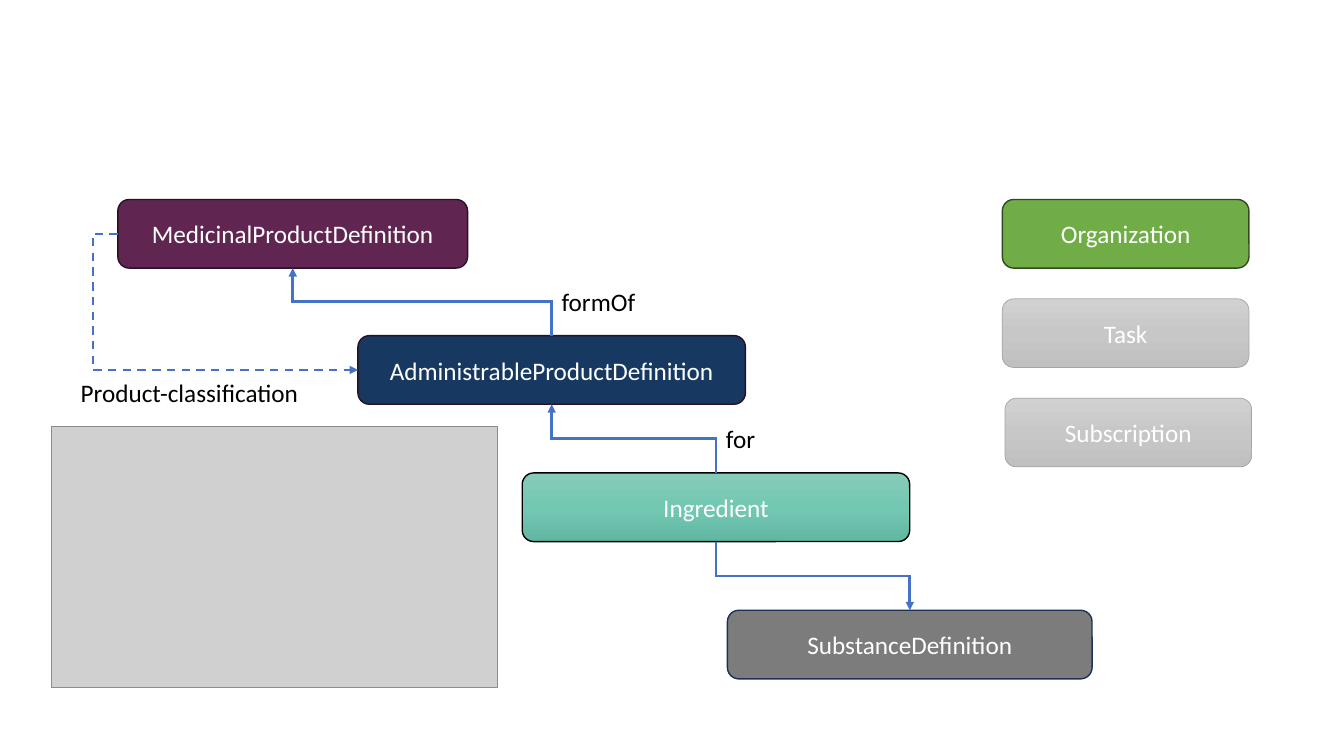
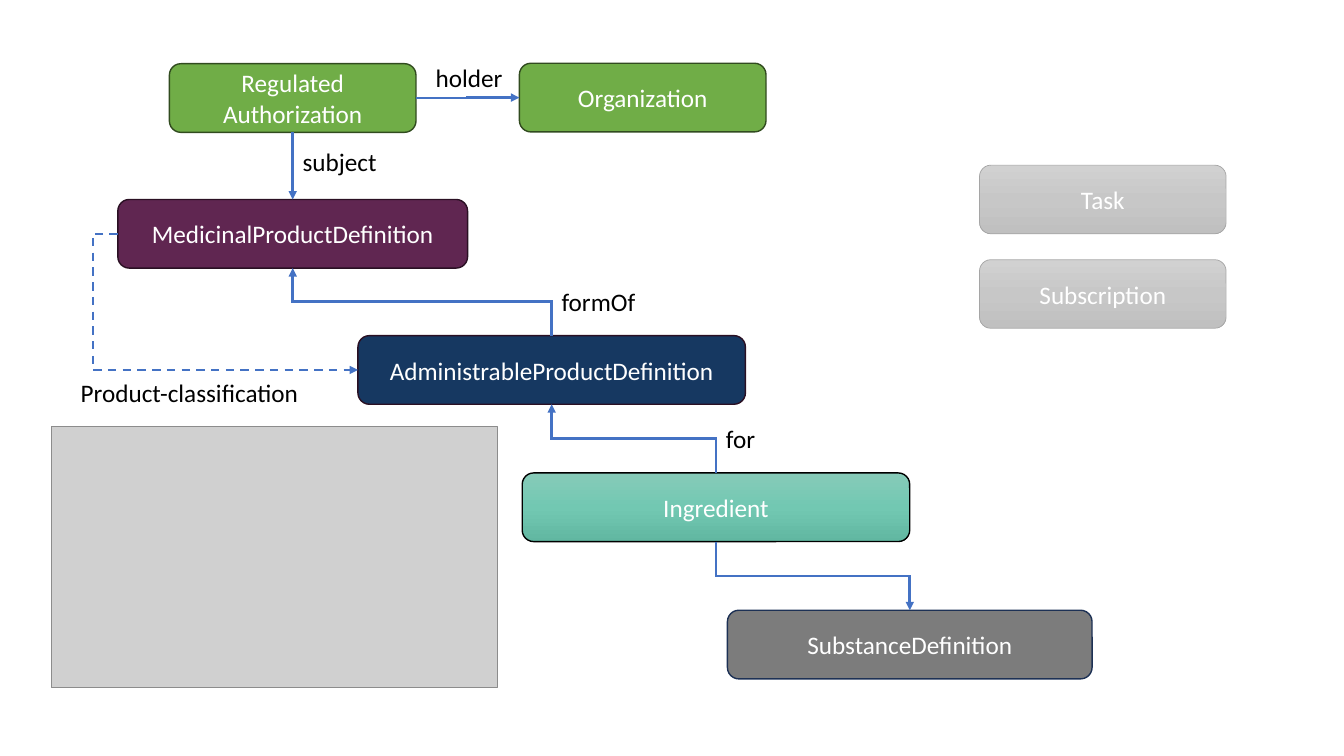
Before and after one commit to Uppsala-Monitoring-Centre/WHO-UMC-IDMP-Service, a slide deck: slide 1 of ImplementationGuideImages.pptx. Drawn at 1344x756 pixels with LibreOffice and Linux fonts; fonts in the diff are those of the drawing; grey boxes stand for pictures. Boxes give left, top, right and bottom in pixels: in the first picture for what was removed or moved away, otherwise in the second. Text is boxed around its words. In the diff, an @@ line names an element or a change of style, - is before the commit and + after.

```diff
--- a/ImplementationGuideImages.pptx
+++ b/ImplementationGuideImages.pptx
@@ rounded rectangle added at [169, 64, 416, 132], fill #70AD47, outline #314C1F 1 pt, 18 pt, text #FFFFFF @@
+Regulated Authorization
@@ text added at [436, 69, 503, 87], 18 pt, text #000000 @@
+holder
@@ rounded rectangle "Organization": place and size @@
-rounded rectangle "Organization" at [1002, 200, 1249, 268]
+rounded rectangle "Organization" at [519, 64, 766, 132]
@@ elbow arrow added from (416, 98) to (519, 98), #4472C4 2 pt @@
@@ elbow arrow added from (292, 132) to (292, 200), #4472C4 2 pt @@
@@ text added at [303, 153, 377, 176], 18 pt, text #000000 @@
+subject
@@ rounded rectangle "Task": place and size @@
-rounded rectangle "Task" at [1002, 298, 1249, 367]
+rounded rectangle "Task" at [980, 165, 1227, 234]
@@ rounded rectangle "Subscription": place and size @@
-rounded rectangle "Subscription" at [1005, 398, 1252, 467]
+rounded rectangle "Subscription" at [980, 260, 1227, 329]
```
Also in this commit, not shown: 2 other slides changed, 2 other files.
